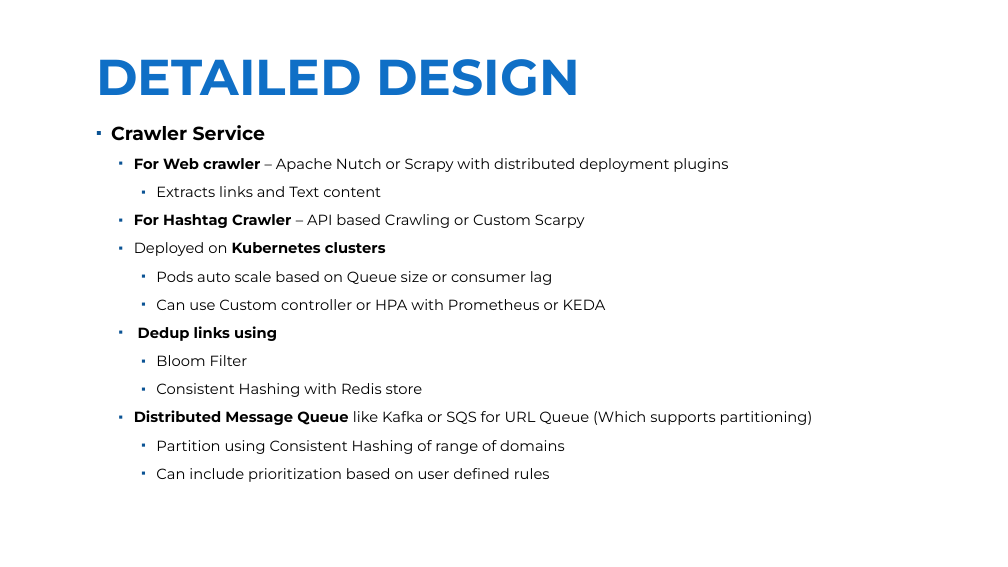
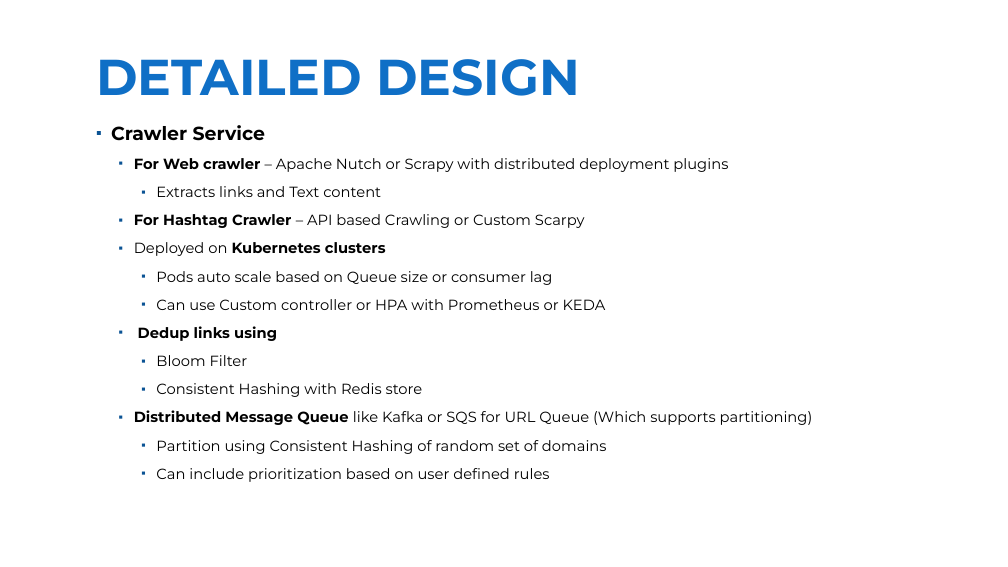
Before and after one commit to Braj-120/test-prep, a slide deck: slide 21 of Braj_Kishor_Intro_Achievements.pptx. Drawn at 1008x567 pixels with LibreOffice and Linux fonts; fonts in the diff are those of the drawing; background and template pictures are left out. Boxes give left, top, right and bottom in pixels: in the first picture for what was removed or moved away, otherwise in the second. Text is boxed around its words. In the diff, an @@ line names an element or a change of style, - is before the commit and + after.

```diff
--- a/Braj_Kishor_Intro_Achievements.pptx
+++ b/Braj_Kishor_Intro_Achievements.pptx
@@ text at (156, 440, 607, 454): text changed @@
-    ▪ Partition using Consistent Hashing of range of domains
+    ▪ Partition using Consistent Hashing of random set of domains
```
Also in this commit, not shown: 24 other slides changed.
